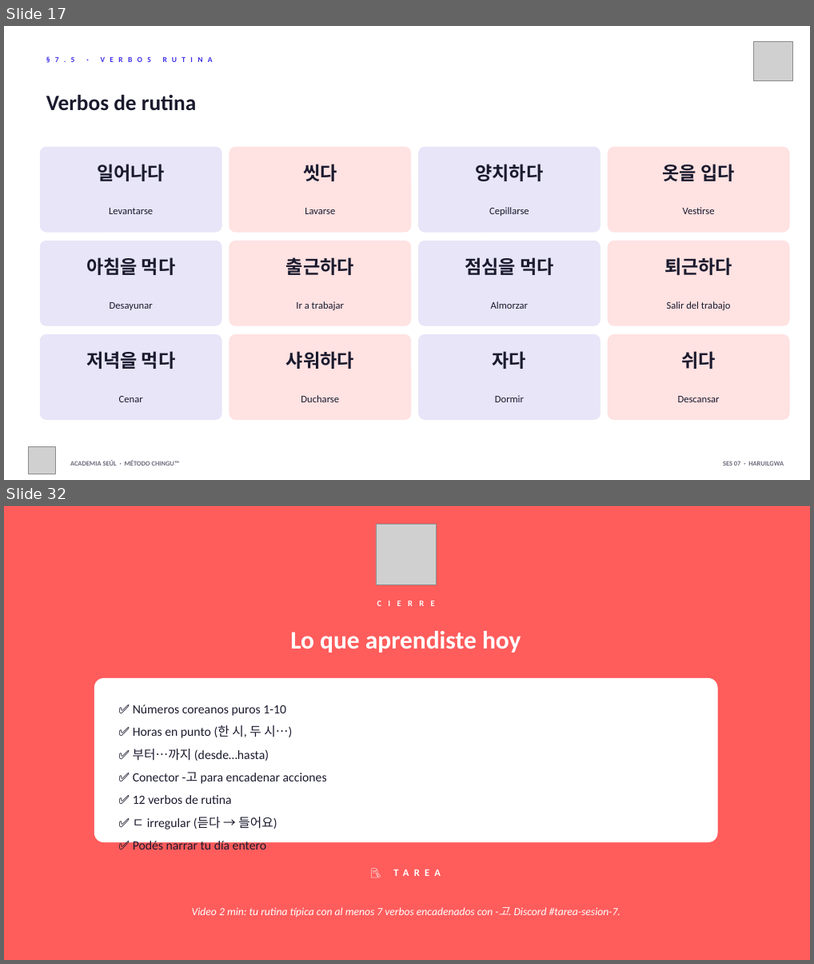
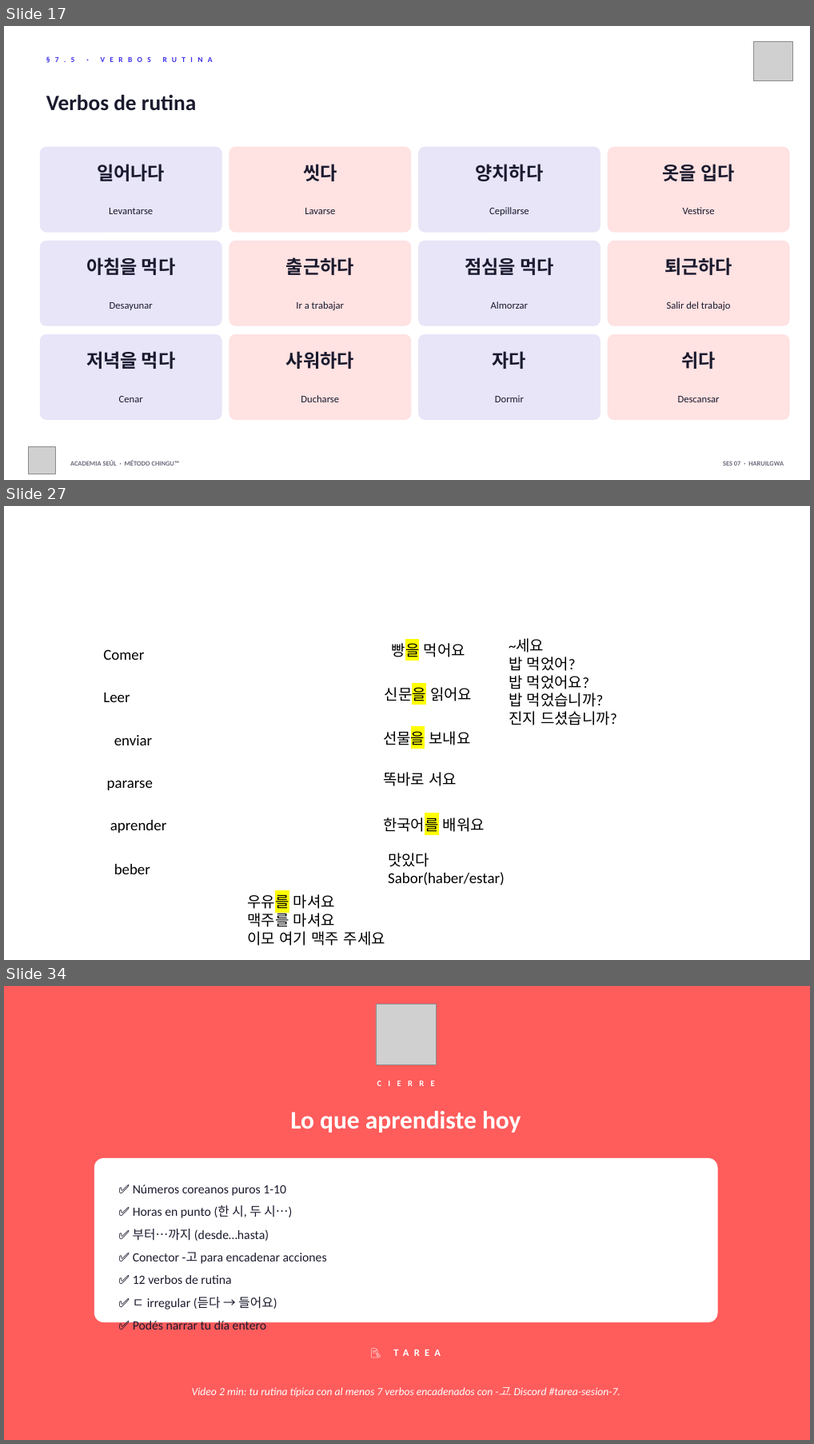
Before and after one commit to academiaseul/ACADEMIASEULWEB, a slide deck: A1_Nivel_1/07_Rutina_Diaria/Sesion_07_Rutina_Diaria_v2.pptx. Shown one above the other, each under a label of ours: slides 17 and 32 before the commit, slides 17, 27 and 34 after it; the slides between them are not shown. The pictures are 814x964 and 814x1444 pixels, drawn with LibreOffice and Linux fonts; fonts in the diff are those of the drawing; grey boxes stand for pictures; background and template pictures are left out. Boxes give left, top, right and bottom in pixels: in the first picture for what was removed or moved away, otherwise in the second. Text is boxed around its words. In the diff, an @@ line names an element or a change of style, - is before the commit and + after.

```diff
--- a/A1_Nivel_1/07_Rutina_Diaria/Sesion_07_Rutina_Diaria_v2.pptx
+++ b/A1_Nivel_1/07_Rutina_Diaria/Sesion_07_Rutina_Diaria_v2.pptx
@@ slide 27 added at (4,506,810,960), background picture (left out) @@
@@ text added at (103,649,144,660), 18 pt, text #000000 @@
+Comer
@@ text added at (392,640,466,660), 18 pt, text #000000 @@
+빵을 먹어요
@@ text added at (509,639,618,725), 18 pt, text #000000 @@
+~세요
+밥 먹었어?
+밥 먹었어요?
+밥 먹었습니까?
+진지 드셨습니까?
@@ text added at (103,692,130,702), 18 pt, text #000000 @@
+Leer
@@ text added at (385,684,472,704), 18 pt, text #000000 @@
+신문을 읽어요
@@ text added at (114,735,152,745), 18 pt, text #000000 @@
+enviar
@@ text added at (383,728,471,748), 18 pt, text #000000 @@
+선물을 보내요
@@ text added at (107,780,153,790), 18 pt, text #000000 @@
+pararse
@@ text added at (383,772,458,786), 18 pt, text #000000 @@
+똑바로 서요
@@ text added at (383,814,485,834), 18 pt, text #000000 @@
+한국어를 배워요
@@ text added at (110,820,166,832), 18 pt, text #000000 @@
+aprender
@@ text added at (114,864,150,874), 18 pt, text #000000 @@
+beber
@@ text added at (388,852,505,885), 18 pt, text #000000 @@
+맛있다
+Sabor(haber/estar)
@@ text added at (247,892,386,945), 18 pt, text #000000 @@
+우유를 마셔요
+맥주를 마셔요
+이모 여기 맥주 주세요
@@ what was slide 32 is now slide 34 @@
```
Also in this commit, not shown: 2 slides changed, 10 other slides added, 9 slides removed, 41 other files.
